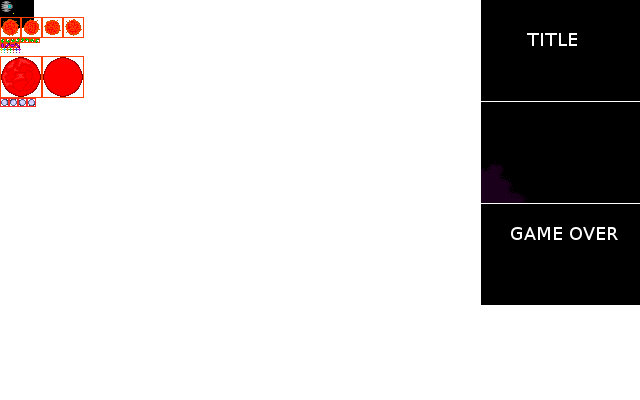
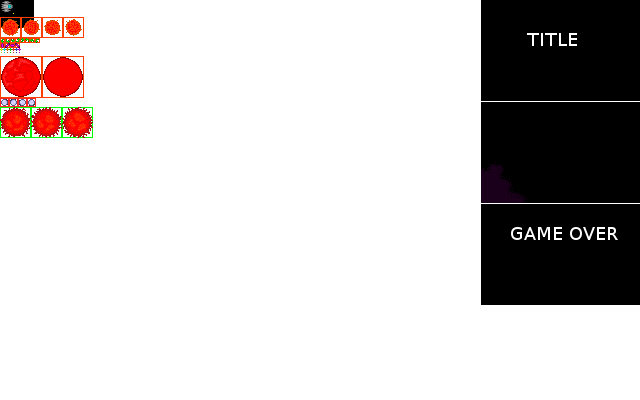
Layer changes from the first 640 x 400 image to the second:
painted on "Stuff" over (x1=0, y1=107, x2=93, y2=138)
painted on "Grid" over (x1=0, y1=107, x2=93, y2=138)
